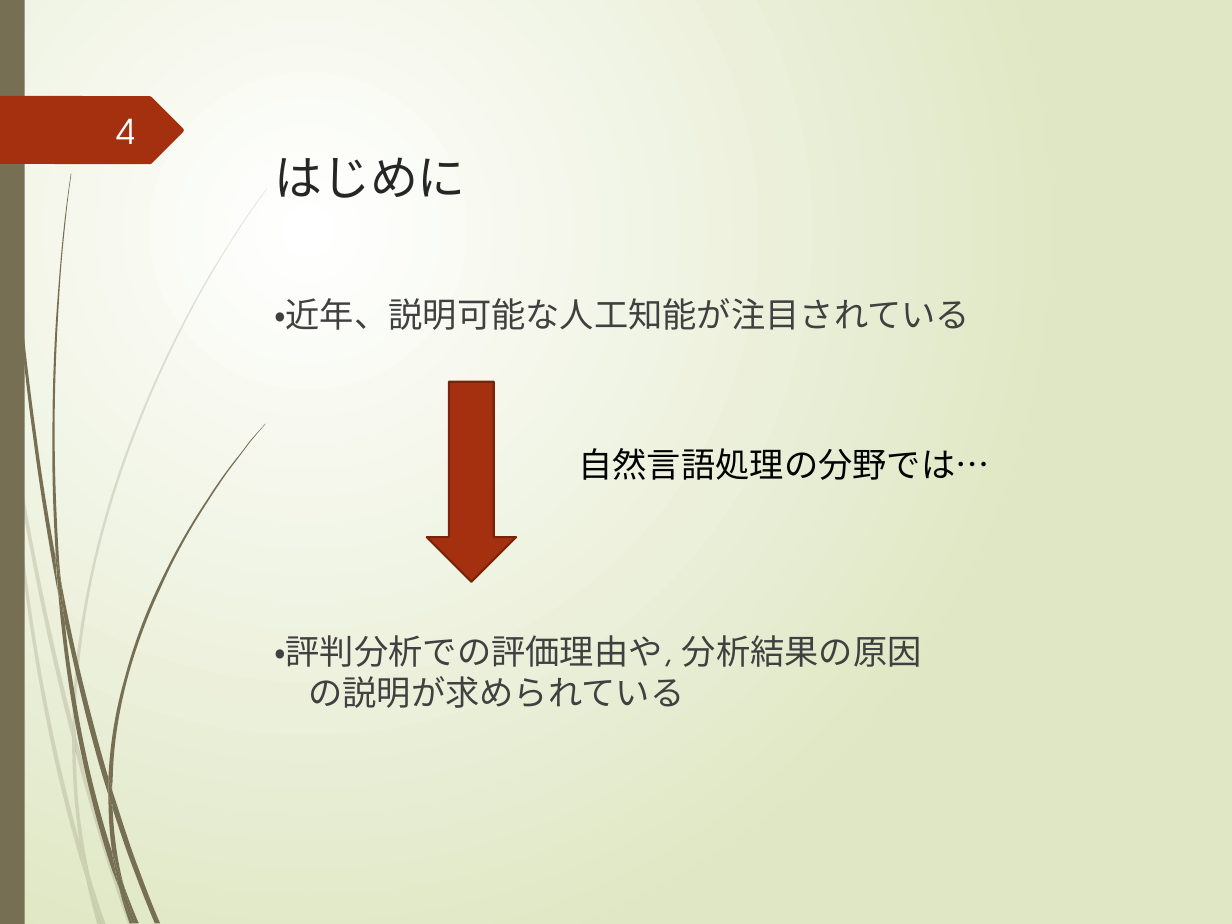
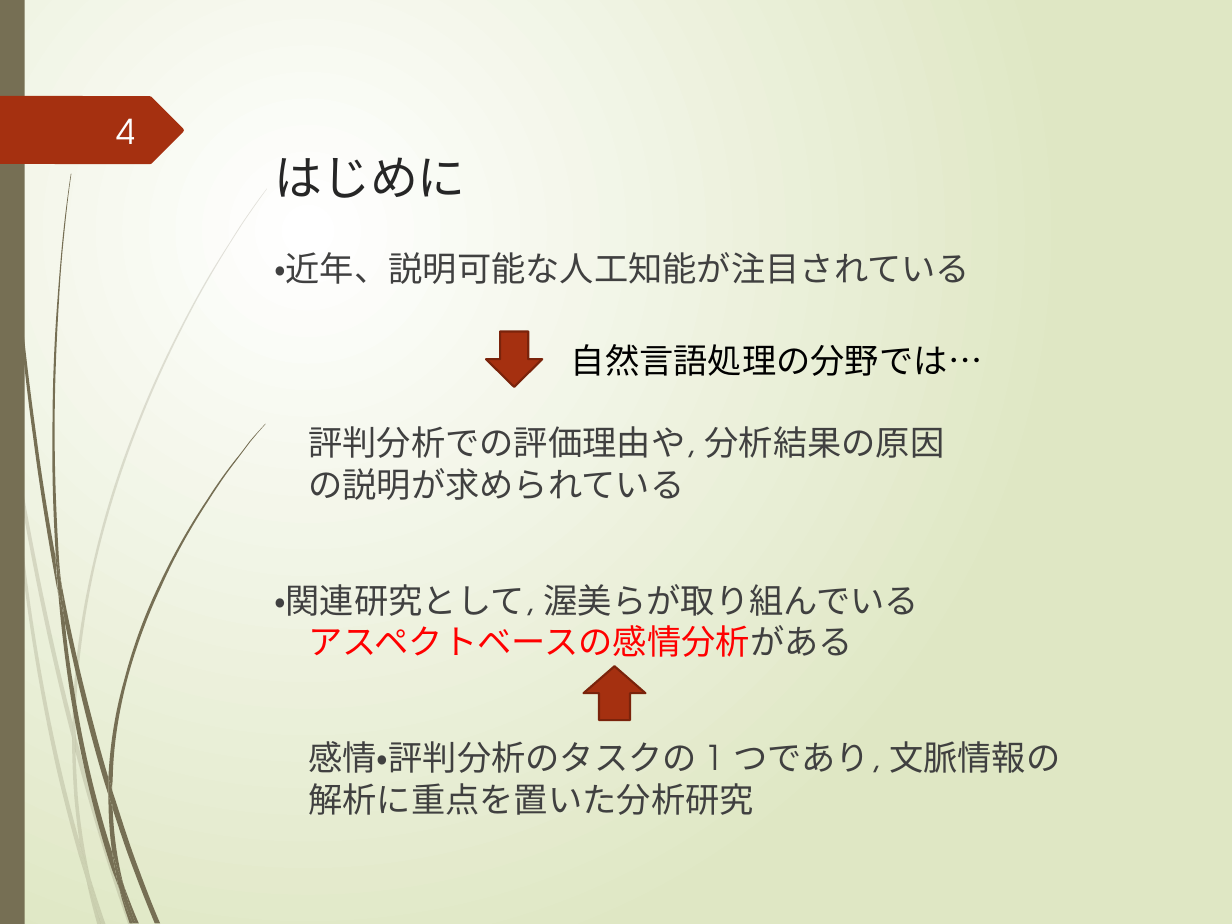
Before and after one commit to yuuki-kusumoto/kusumoto, a slide deck: slide 4 of 2021_prsn_2nd/後期研究発表会.pptx. Drawn at 1232x924 pixels with LibreOffice and Linux fonts; fonts in the diff are those of the drawing. Boxes give left, top, right and bottom in pixels: in the first picture for what was removed or moved away, otherwise in the second. Text is boxed around its words. In the diff, an @@ line names an element or a change of style, - is before the commit and + after.

```diff
--- a/2021_prsn_2nd/後期研究発表会.pptx
+++ b/2021_prsn_2nd/後期研究発表会.pptx
@@ text "・近年、説明可能な人工知能が注目されている": place and size @@
-text "・近年、説明可能な人工知能が注目されている" at (274, 298, 970, 708)
+text "・近年、説明可能な人工知能が注目されている" at (274, 252, 1060, 815)
@@ down arrow: place and size @@
-down arrow at (426, 382, 516, 582)
+down arrow at (487, 331, 543, 387)
@@ text "自然言語処理の分野では…": place and size @@
-text "自然言語処理の分野では…" at (578, 448, 989, 480)
+text "自然言語処理の分野では…" at (571, 344, 982, 376)
@@ text at (274, 426, 1060, 815): text changed @@
-・評判分析での評価理由や, 分析結果の原因
-の説明が求められている
+評判分析での評価理由や, 分析結果の原因
+の説明が求められている
+・関連研究として, 渥美らが取り組んでいる
+アスペクトベースの感情分析がある
+感情・評判分析のタスクの 1 つであり, 文脈情報の
+解析に重点を置いた分析研究
@@ down arrow added at (584, 667, 646, 721), fill #A53010, outline #7A240C 1.25 pt @@
```
Also in this commit, not shown: 12 other slides changed, 5 slides added, 2 slides removed.
